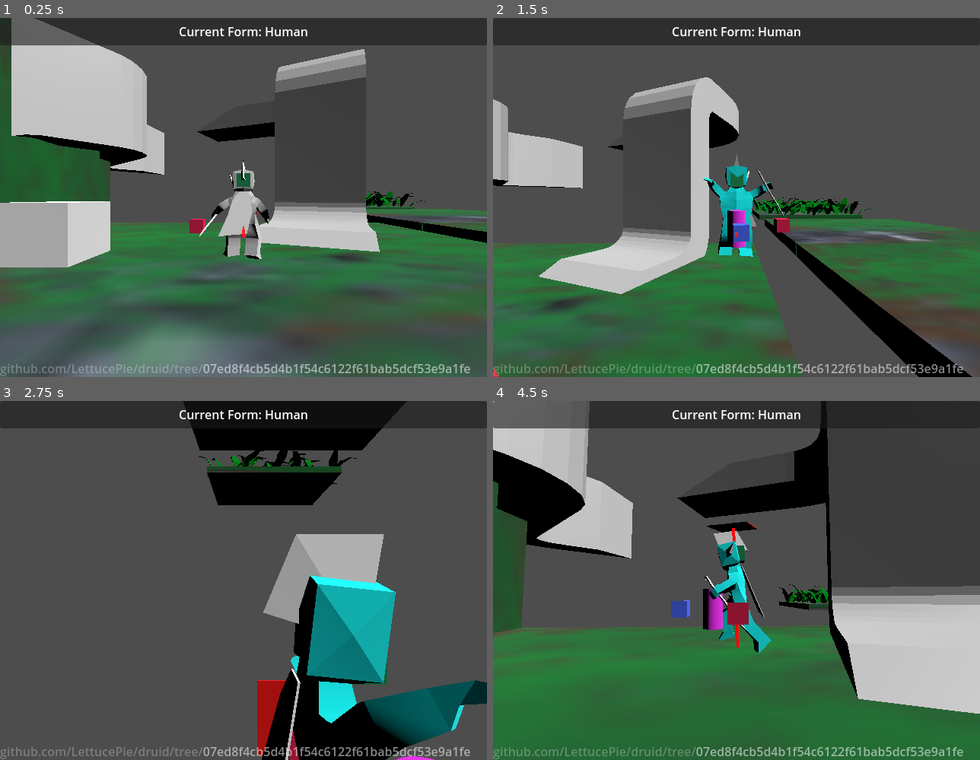
Above: before the commit, frames 1-4 (two rows, left to right).
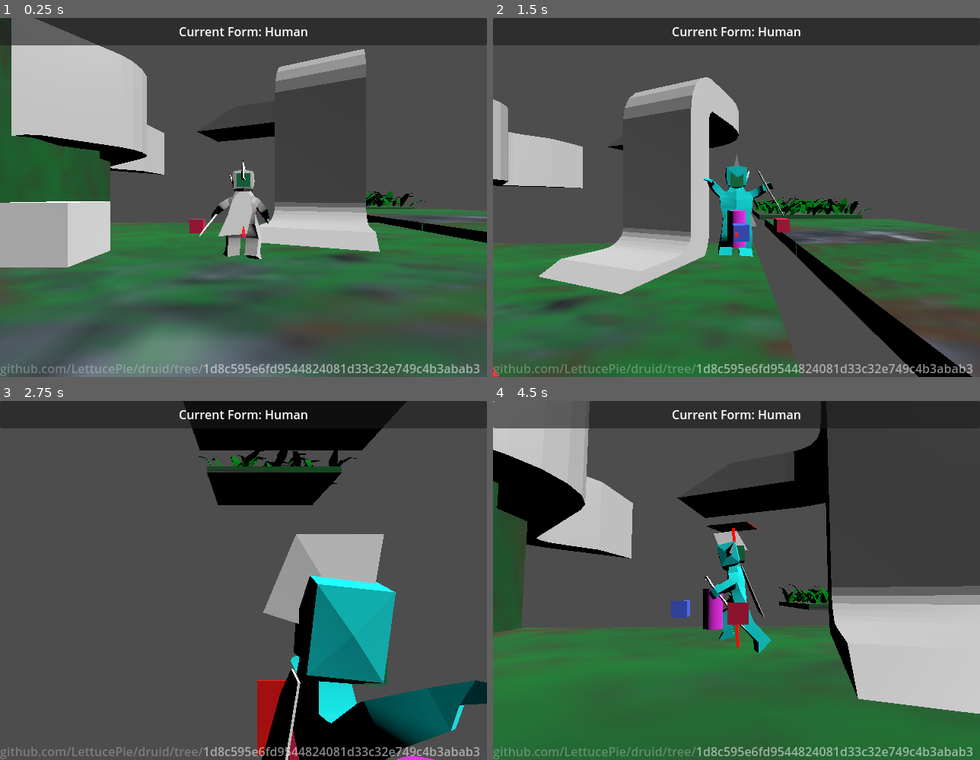
Above: after the commit, the same moments.

Repository: LettucePie/druid
Game: Godot game, scene res://playscenes/play_0.tscn
Same seed, same stepped clock (60 frames per second), same inputs: the game is played once before the commit and once after it.
Inputs (mouse positions are in pixels of both pictures, inside the frame that each line leads up to):
- Up to frame 1 (0.25 s): no input
- Up to frame 2 (1.5 s): tap Enter (ui_accept) at 0.5 s; move the mouse to (736, 369) at 0.52 s; hold D (move_right) 0.53-1.28 s; tap M (special) at 0.6 s; tap Space (jump) at 0.77, 0.8, 1.07, 1.35 s; move the mouse to (639, 215) at 1.27 s; hold S (move_down) from 1.28 s (still down)
- Up to frame 3 (2.75 s): tap Space (jump) at 1.52, 1.82, 2.3 s; tap M (special) at 1.55 s; move the mouse to (292, 501) at 2.02 s; release S (move_down) at 2.03 s; hold D (move_right) from 2.03 s (still down); hold Right mouse button (aim) from 2.03 s (still down)
- Up to frame 4 (4.5 s): move the mouse to (712, 652) at 2.77 s; release D (move_right) at 2.78 s; release Right mouse button (aim) at 2.78 s; hold W (move_up) 2.78-3.53 s; tap N (attack) at 2.85 s; tap Space (jump) at 3.02, 3.32, 3.77, 3.8, 4.07 s; tap M (special) at 3.05 s; move the mouse to (882, 634) at 3.52 s; hold A (move_left) from 3.53 s (still down); tap K (cam_down) at 3.6 s; move the mouse to (590, 526) at 4.27 s; tap J (cam_left) at 4.35 s

The runs differ from the first frame. In frame 1, 0.8% of the frame differs, in the area x 41-99%, y 96-99%; in frame 2, 0.9%; in frame 3, 0.9%; in frame 4, 0.9%.

Commit message:
wolf angled dodge now works, too difficult

Diff:
--- a/core/player.gd
+++ b/core/player.gd
@@ -60,6 +60,7 @@
 var form_turn : float = 0.5
 const MAG_PULL = 10.5
 var move_input_vec : Vector3 = Vector3.ZERO
+var move_direction : Vector3 = Vector3.ZERO
 var accelerated_dir : Vector3 = Vector3.ZERO
 var acceleration : float = 0.0
 @export var turn_responsiveness_curve : Curve
@@ -332,13 +333,10 @@
 		0,
 		Input.get_axis("move_up", "move_down")).limit_length(1.0)
 
-	## Setup Deceleration variable for sharp turn speed reductions.
-	var decel : float = 1.0
-
 	## Orientate the input vector to the camera angle.
 	## **Note** This is currently limited to the aspect of walking on \
 	## the ground, and only the ground.
-	var direction = move_input_vec.rotated(
+	move_direction = move_input_vec.rotated(
 		Vector3.UP, current_cam.global_rotation.y)
 
 	## Get the Floor Angle by comparing the StateMachinefloor normal against Vector3.UP.
@@ -347,34 +345,49 @@
 	floor_angle = Vector3.UP.angle_to(get_up_direction())
 	var cross_vec : Vector3 = Vector3.UP.cross(get_up_direction()).normalized()
 	if cross_vec != Vector3.ZERO:
-		direction = direction.rotated(cross_vec, floor_angle)
+		move_direction = move_direction.rotated(cross_vec, floor_angle)
+
+	## Setup Swivel Direction and Deceleration variable for sharp turns and \
+	## speed reductions.
+	var swivel_dir : Vector3 = (
+		$swivel_ring.transform.basis * Vector3.FORWARD) \
+		* move_direction.length()
+	var decel : float = 1.0
 
 	## Check if moving at all before bothering with edge_ray
 	var blended_normal : Vector3 = get_up_direction()
-	if direction.length_squared() > 0.0:
+	if move_direction.length_squared() > 0.0:
 
 		## Accumulate Acceleration
 		acceleration = clampf(acceleration + form_accel, 0.0, 1.0)
 
-		## Turns the Swivel Ring to the target direction.
-		## The Function also generates a deceleration amount by comparing \
-		## how far/fast it could turn versus the form speed limitations.
-		decel = turn_swivel_ring(direction)
-
-		## Input adjusts the Swivel Ring. The Swivel Ring dictates applied \
-		## direction. Here we update direction to equal our Swivel Ring Forward.
-		direction = ($swivel_ring.transform.basis * Vector3.FORWARD) \
-			* direction.length()
+		if dodge_active <= 0:
+			## Turns the Swivel Ring to the target direction.
+			## The Function also generates a deceleration amount by comparing \
+			## how far/fast it could turn versus the form speed limitations.
+			decel = turn_swivel_ring(move_direction)
+
+			## Input adjusts the Swivel Ring. The Swivel Ring dictates applied \
+			## direction.
+			## Here we update Swivel direction to equal our new \
+			## Swivel Ring Forward.
+			swivel_dir = ($swivel_ring.transform.basis * Vector3.FORWARD) \
+				* move_direction.length()
 
 		## Move Edge Ray further when full sprinting and closer when creeping
 		## adds realism to the accuracy of the edge_detection
-		edge_ray.position.z = lerp(0.0, -0.3, direction.length_squared() / 1.0)
+		edge_ray.position.z = lerp(
+			0.0,
+			-0.3,
+			move_direction.length_squared() / 1.0)
 		if edge_ray.is_colliding():
 
 			## Set the blended_normal to the halfway between the detected
 			## normal and the current up direction to enhance the
 			## Magnet Pull while moving.
-			blended_normal = get_up_direction().lerp(edge_ray.get_collision_normal(), 0.5)
+			blended_normal = get_up_direction().lerp(
+				edge_ray.get_collision_normal(),
+				0.5)
 			if blended_normal.angle_to(get_up_direction()) > 0.1 \
 			and Vector3.UP.angle_to(blended_normal) < climb_angle:
 				update_up(blended_normal)
@@ -390,7 +403,7 @@
 	acceleration *= move_input_vec.length()
 
 	## Finally, apply the velocity
-	accelerated_dir = direction * (form_speed * acceleration)
+	accelerated_dir = swivel_dir * (form_speed * acceleration)
 	if is_on_floor():
 		velocity = accelerated_dir
 		if jump_velocity != Vector3.ZERO:
@@ -531,9 +544,10 @@
 		and ((jump_velocity != Vector3.ZERO and air_dodge < 1) \
 		or jump_velocity == Vector3.ZERO):
 			print("Wolf Dodge")
+			print("move_direction: ", move_direction.normalized(), " | accel_dir: ", accelerated_dir.normalized())
 			dodge_cooldown = 15
 			dodge_active = 10
-			dodge_direction = accelerated_dir.normalized()
+			dodge_direction = move_direction.normalized()
 #			dodge_direction.y = clampf(velocity.normalized().y, 0, 1)
 			if jump_velocity != Vector3.ZERO:
 				set_jump_velocity(dodge_direction * DODGE_SPEED)
--- a/core/player.tscn
+++ b/core/player.tscn
@@ -269,34 +269,34 @@
 transform = Transform3D(-0.312618, 0, -2.73299e-08, 0, 0.312618, 0, 2.73299e-08, 0, -0.312618, 0, 0.143265, 0)
 
 [node name="Skeleton3D" parent="human_node/human_model/human_armature" index="0"]
-bones/0/position = Vector3(0, -0.139093, -0.10598)
+bones/0/position = Vector3(0, -0.160347, -0.10598)
 bones/0/rotation = Quaternion(0.0914123, -0.00244562, -0.0016501, 0.995809)
-bones/1/rotation = Quaternion(-0.00823237, 0.0282595, 0.796702, 0.603655)
+bones/1/rotation = Quaternion(-0.0161886, -0.00624288, 0.797932, 0.602497)
 bones/2/rotation = Quaternion(0.0834039, -0.0313383, 0.324214, 0.941779)
 bones/3/rotation = Quaternion(0.317049, 0.0415371, 0.0138462, 0.947398)
-bones/5/rotation = Quaternion(-0.0249864, -0.0138652, 0.00398021, 0.999584)
+bones/5/rotation = Quaternion(0.010229, -0.0138923, 0.00330987, 0.999846)
 bones/6/rotation = Quaternion(-0.0150778, -3.56578e-05, -0.000320333, 0.999886)
 bones/10/position = Vector3(-0.34512, -0.192523, -0.00858107)
-bones/10/rotation = Quaternion(-0.216021, 0.240901, 0.943939, 0.0654266)
-bones/11/rotation = Quaternion(-0.385979, 0.00104915, -0.00282761, 0.922503)
+bones/10/rotation = Quaternion(-0.214801, 0.257955, 0.939422, 0.0693277)
+bones/11/rotation = Quaternion(-0.430042, 0.00118437, -0.00277367, 0.902804)
 bones/12/rotation = Quaternion(-0.0599468, -0.00843683, -0.742144, 0.667501)
-bones/13/rotation = Quaternion(-0.0844048, -0.0232469, -0.26012, 0.961599)
+bones/13/rotation = Quaternion(-0.0818117, -0.0177998, -0.276599, 0.957331)
 bones/14/rotation = Quaternion(0.395912, -0.0344117, -0.113618, 0.910582)
 bones/17/position = Vector3(0.358753, -0.19082, -0.0116346)
-bones/17/rotation = Quaternion(0.0996401, 0.331247, 0.934493, -0.0840844)
-bones/18/rotation = Quaternion(-0.244331, -0.0954391, -0.0113263, 0.964917)
+bones/17/rotation = Quaternion(0.0966523, 0.36358, 0.922394, -0.0875024)
+bones/18/rotation = Quaternion(-0.29401, -0.0947239, -0.0162572, 0.950958)
 
 [node name="ear_a" parent="human_node/human_model/human_armature/Skeleton3D" index="0"]
-transform = Transform3D(0.999448, -0.00253312, -0.0331121, -0.000881175, 0.994713, -0.102694, 0.0331971, 0.102667, 0.994162, 0.000675758, 1.70458, 0.176948)
+transform = Transform3D(0.999448, -0.00253311, -0.0331121, -0.00321579, 0.985018, -0.172419, 0.0330528, 0.172431, 0.984467, 0.000675778, 1.67525, 0.232039)
 
 [node name="hair_a" parent="human_node/human_model/human_armature/Skeleton3D" index="1"]
-transform = Transform3D(0.999448, -0.00253312, -0.0331121, -0.000881175, 0.994713, -0.102694, 0.0331971, 0.102667, 0.994162, 0.00858757, 2.12119, -0.0501901)
+transform = Transform3D(0.999448, -0.00253311, -0.0331121, -0.00321579, 0.985018, -0.172419, 0.0330528, 0.172431, 0.984467, 0.00858761, 2.10681, 0.0347897)
 
 [node name="cape" parent="human_node/human_model/human_armature/Skeleton3D" index="2"]
-transform = Transform3D(0.999449, -0.0329398, 0.0041696, 0.0331292, 0.997692, -0.0592814, -0.00220725, 0.0593869, 0.998233, -0.0395435, 1.20298, -0.308301)
+transform = Transform3D(0.999449, -0.0329398, 0.00416953, 0.0332024, 0.991037, -0.129401, 0.000130277, 0.129468, 0.991584, -0.0395435, 1.20905, -0.287315)
 
 [node name="staff_a" parent="human_node/human_model/human_armature/Skeleton3D" index="3"]
-transform = Transform3D(0.387086, -0.300509, 0.871699, 0.859858, 0.45896, -0.223606, -0.332879, 0.836092, 0.436052, 1.39942, 0.0464092, 0.207718)
+transform = Transform3D(0.41923, -0.288421, 0.860848, 0.846399, 0.467161, -0.255675, -0.328412, 0.835808, 0.439967, 1.37192, 0.000166111, 0.209303)
 
 [node name="standin_floor" parent="human_node/human_model" index="1"]
 visible = false
@@ -333,16 +333,16 @@
 [node name="Skeleton3D" parent="wolf_node/wolf_model/Armature" index="0"]
 bones/1/rotation = Quaternion(0.656745, -8.93774e-16, -8.93774e-16, 0.754113)
 bones/2/rotation = Quaternion(0.12946, 1.04057e-15, -9.22106e-17, 0.991585)
-bones/3/rotation = Quaternion(-0.306229, -5.03065e-18, 5.93576e-17, 0.951958)
-bones/4/rotation = Quaternion(-0.286724, 3.00451e-19, 6.46525e-17, 0.958013)
+bones/3/rotation = Quaternion(-0.337202, 4.22092e-18, 8.18341e-17, 0.941432)
+bones/4/rotation = Quaternion(-0.259247, 1.23711e-18, 5.54015e-17, 0.965811)
 bones/5/rotation = Quaternion(0.456607, 1.48065e-22, -1.01387e-16, 0.889668)
 bones/6/rotation = Quaternion(0.859775, 0.204093, 0.0176992, -0.467782)
 bones/7/rotation = Quaternion(0.859775, -0.204093, -0.0176992, -0.467782)
-bones/8/position = Vector3(0.903733, 1.07581, 1.11727)
-bones/8/rotation = Quaternion(0.786325, 6.02014e-18, 7.38278e-18, 0.617813)
+bones/8/position = Vector3(0.903733, 0.966036, 1.18712)
+bones/8/rotation = Quaternion(0.804354, -1.42928e-17, -3.81885e-18, 0.59415)
 bones/9/rotation = Quaternion(0.102258, 1.18584e-07, 1.21901e-08, 0.994758)
-bones/12/position = Vector3(-0.903733, 1.07581, 1.11727)
-bones/12/rotation = Quaternion(0.786325, 6.02014e-18, 7.38278e-18, 0.617813)
+bones/12/position = Vector3(-0.903733, 0.966036, 1.18712)
+bones/12/rotation = Quaternion(0.804354, -1.42928e-17, -3.81885e-18, 0.59415)
 bones/13/rotation = Quaternion(0.102258, 1.18584e-07, 1.21901e-08, 0.994758)
 bones/16/rotation = Quaternion(0.649191, -0.000736844, -0.092586, 0.754969)
 bones/17/rotation = Quaternion(0.560286, -0.0218214, 0.0589299, 0.825912)
--- a/project.godot
+++ b/project.godot
@@ -14,7 +14,7 @@
 run/main_scene="res://playscenes/play_0.tscn"
 config/features=PackedStringArray("4.2", "Mobile")
 config/icon="res://icon.svg"
-config/git_sha="07ed8f4cb5d4b1f54c6122f61bab5dcf53e9a1fe"
+config/git_sha="1d8c595e6fd9544824081d33c32e749c4b3abab3"
 
 [display]
 
